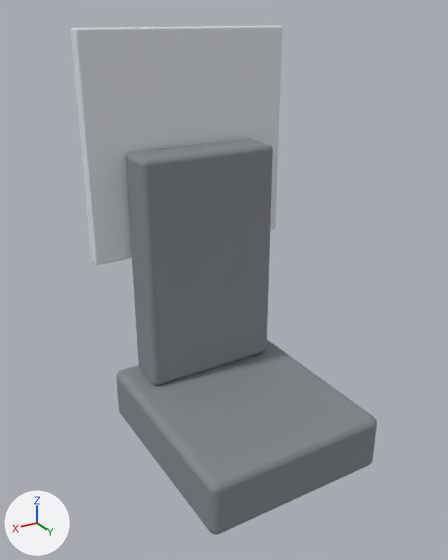
What one commit did to the OBJ model robotiq-ax-series-base/meshes/carriage.obj.
Before and after are seen from a 50 mm lens placed at (0.405, 0.634, 0.586), pointed at (0.022, -0.005, 0.267). Lighting does not change. The marker at lower left points along +X, +Y and +Z. The older version comes first. Where no turn or scale is listed for an object, it has been applied to the vertices.

Objects in the first picture: 'carriage', 'robot_arm_bracket', 'robot_plate'.
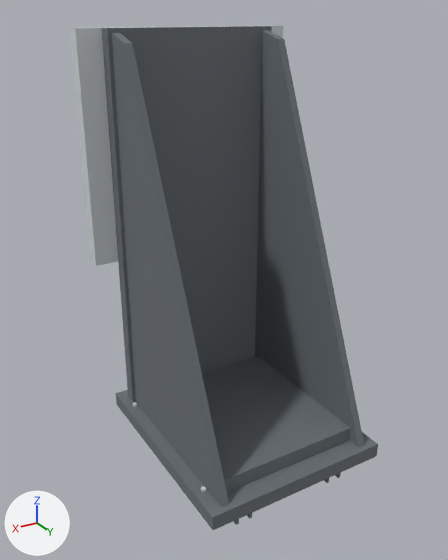
What differs and where, as boxes (x1, y1, x2, y2) in the pictures (448 x 560 px):
'cantilever_top_deck', added: after (102, 26, 272, 403)
'robot_arm_bracket', deleted: before (126, 139, 273, 385)
'carriage', deleted: before (116, 340, 377, 534)
'cantilever_triangular_cheek_-1', added: after (255, 30, 364, 447)
'cantilever_triangular_cheek_1', added: after (111, 33, 229, 507)
'cantilever_rear_tie', added: after (202, 356, 351, 492)
'carriage_backplate', added: after (116, 390, 378, 530)
'robot_plate', unchanged, covered by the edit: before (71, 26, 282, 265); after (70, 26, 283, 266)

Patch to the scene script:
```diff
--- a/robotiq-ax-series-base/meshes/carriage.obj.py
+++ b/robotiq-ax-series-base/meshes/carriage.obj.py
@@ mat_black_powder_coat @@
+mat_black_powder_coat = principled_material('black_powder_coat')
+mat_black_powder_coat.base_color = (0.145, 0.165, 0.18)  # grey #6a7176
+mat_black_powder_coat.roughness = 0.8
@@ me_carriage_backplate @@
+me_carriage_backplate.from_pydata(...)  # a box spanning x -0.13..0.13, y -0.15..0.15, z 0.027..0.047
+me_carriage_backplate.materials.append(mat_black_powder_coat)  # grey #6a7176
@@ me_cantilever_triangular_cheek_1 @@
+me_cantilever_triangular_cheek_1.from_pydata([(0.102, 0.142, 0.047), (0.102, -0.112, 0.047), (0.102, -0.112, 0.565), (0.102, -0.075, 0.555), (0.112, -0.112, 0.565), (0.112, -0.112, 0.047), (0.112, 0.142, 0.047), (0.112, -0.075, 0.555)], [], [(0, 1, 2), (2, 3, 0), (4, 5, 6), (6, 7, 4), (0, 3, 6), (3, 7, 6), (3, 2, 7), (2, 4, 7), (2, 1, 4), (1, 5, 4), (1, 0, 5), (0, 6, 5)])
+me_cantilever_triangular_cheek_1.materials.append(mat_black_powder_coat)  # grey #6a7176
@@ me_cantilever_triangular_cheek__1 @@
+me_cantilever_triangular_cheek__1.from_pydata([(-0.112, 0.142, 0.047), (-0.112, -0.112, 0.047), (-0.112, -0.112, 0.565), (-0.112, -0.075, 0.555), (-0.102, -0.112, 0.565), (-0.102, -0.112, 0.047), (-0.102, 0.142, 0.047), (-0.102, -0.075, 0.555)], [], [(0, 1, 2), (2, 3, 0), (4, 5, 6), (6, 7, 4), (0, 3, 6), (3, 7, 6), (3, 2, 7), (2, 4, 7), (2, 1, 4), (1, 5, 4), (1, 0, 5), (0, 6, 5)])
+me_cantilever_triangular_cheek__1.materials.append(mat_black_powder_coat)  # grey #6a7176
@@ me_cantilever_top_deck @@
+me_cantilever_top_deck.from_pydata(...)  # a box spanning x -0.118..0.118, y -0.13..-0.112, z 0.047..0.57
+me_cantilever_top_deck.materials.append(mat_black_powder_coat)  # grey #6a7176
@@ me_cantilever_rear_tie @@
+me_cantilever_rear_tie.from_pydata(...)  # a box spanning x -0.102..0.102, y -0.102..0.123, z 0.047..0.067
+me_cantilever_rear_tie.materials.append(mat_black_powder_coat)  # grey #6a7176
@@ ob_carriage @@
-ob_carriage = bpy.data.objects.new('carriage', me_carriage)
-ob_carriage.location = (0.0, 0.0, 0.0)
@@ ob_robot_arm_bracket @@
-ob_robot_arm_bracket = bpy.data.objects.new('robot_arm_bracket', me_robot_arm_bracket)
-ob_robot_arm_bracket.location = (0.0, 0.0, 0.0)
@@ ob_carriage_backplate @@
+ob_carriage_backplate = bpy.data.objects.new('carriage_backplate', me_carriage_backplate)
+ob_carriage_backplate.location = (0.0, 0.0, 0.0)
@@ ob_cantilever_triangular_cheek_1 @@
+ob_cantilever_triangular_cheek_1 = bpy.data.objects.new('cantilever_triangular_cheek_1', me_cantilever_triangular_cheek_1)
+ob_cantilever_triangular_cheek_1.location = (0.0, 0.0, 0.0)
@@ ob_cantilever_triangular_cheek__1 @@
+ob_cantilever_triangular_cheek__1 = bpy.data.objects.new('cantilever_triangular_cheek_-1', me_cantilever_triangular_cheek__1)
+ob_cantilever_triangular_cheek__1.location = (0.0, 0.0, 0.0)
@@ ob_cantilever_top_deck @@
+ob_cantilever_top_deck = bpy.data.objects.new('cantilever_top_deck', me_cantilever_top_deck)
+ob_cantilever_top_deck.location = (0.0, 0.0, 0.0)
@@ ob_cantilever_rear_tie @@
+ob_cantilever_rear_tie = bpy.data.objects.new('cantilever_rear_tie', me_cantilever_rear_tie)
+ob_cantilever_rear_tie.location = (0.0, 0.0, 0.0)
```
